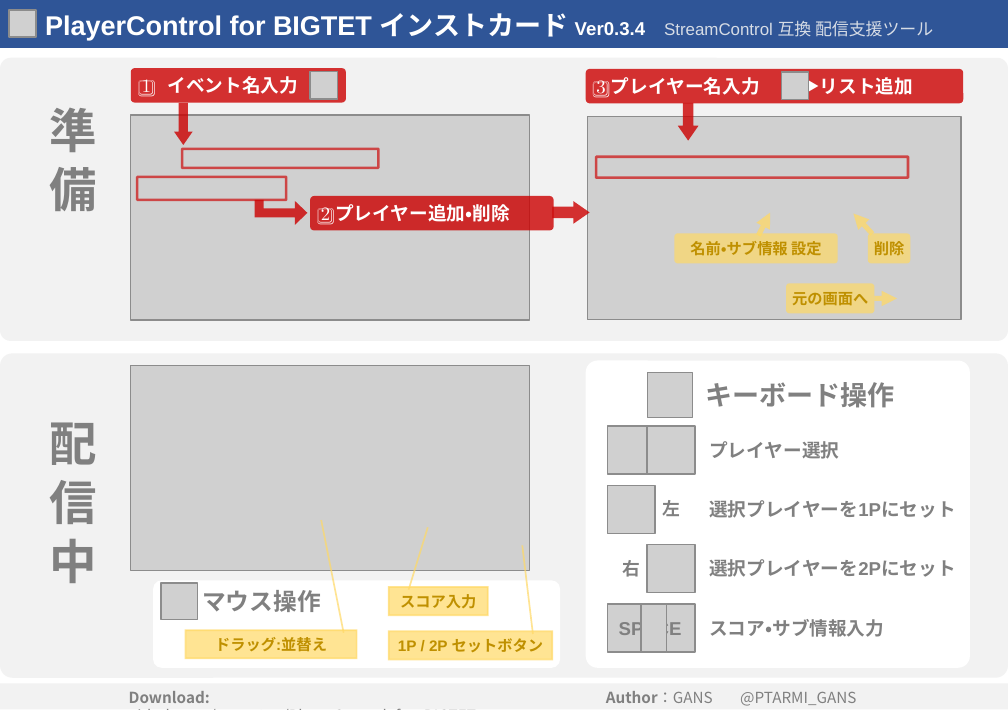
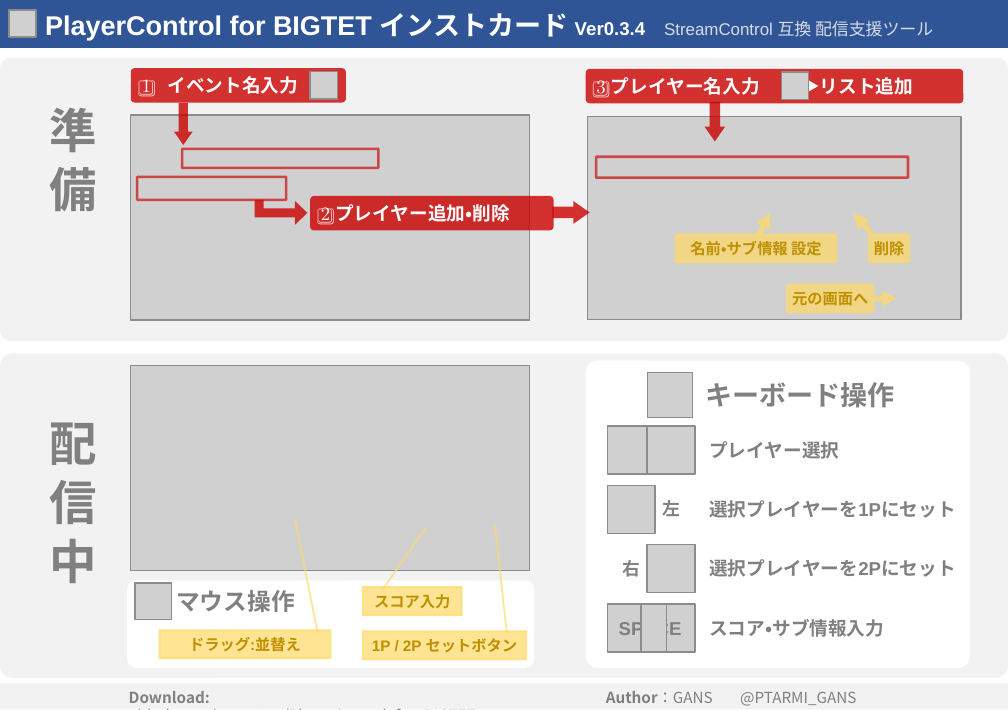
Before and after one commit to gans1971/PlayerControl_for_BIGTET, a slide deck: slide 1 of Manual/PlayerControlForBIGTET_QuickReference_v0.3.4.pptx. Drawn at 1008x710 pixels with LibreOffice and Linux fonts; fonts in the diff are those of the drawing; grey boxes stand for pictures; background and template pictures are left out. Boxes give left, top, right and bottom in pixels: in the first picture for what was removed or moved away, otherwise in the second. Text is boxed around its words. In the diff, an @@ line names an element or a change of style, - is before the commit and + after.

```diff
--- a/Manual/PlayerControlForBIGTET_QuickReference_v0.3.4.pptx
+++ b/Manual/PlayerControlForBIGTET_QuickReference_v0.3.4.pptx
@@ down arrow: place and size @@
-down arrow at (678, 102, 698, 140)
+down arrow at (705, 102, 725, 141)
@@ 3 border callouts, 1 picture, 1 text, 1 rounded rectangle: place and size @@
-3 border callouts, 1 picture, 1 text, 1 rounded rectangle at (154, 580, 561, 668)
+3 border callouts, 1 picture, 1 text, 1 rounded rectangle at (127, 580, 534, 668)
@@ border callout "スコア入力" at (362, 587, 461, 616): proportions changed @@
@@ border callout "1P / 2P セットボタン" at (362, 631, 525, 659): proportions changed @@
```
Also in this commit, not shown: 2 other files.
